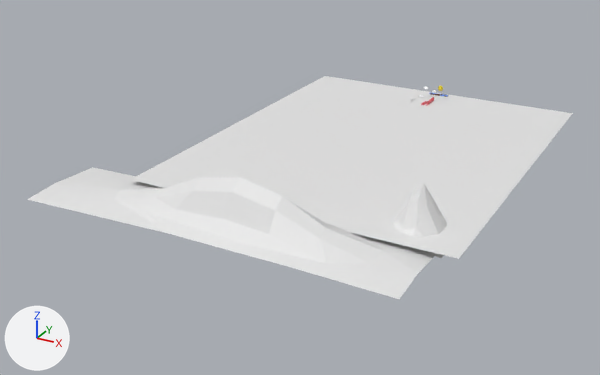
An edit to the glTF model pdp/src/static/models/main_scenario.glb, drawn before and after from the same camera.
One viewpoint serves both versions: a camera (50 mm lens) standing at (292.0, -849.0, 276.0) and looking at (-48.0, -232.0, -32.0). Lighting does not change. The marker at lower left points along +X, +Y and +Z. Where no turn or scale is listed for an object, it has been applied to the vertices. Vertices at the same position are counted once.

The scene before the commit, as lines of its bpy script (objects in view):
```python
me_icosphere = bpy.data.meshes.new('Icosphere')
me_icosphere.from_pydata(...)  # 12 vertices, 20 faces; spans x -3.12..2.97, y -3.06..3.04, z -2.91..3.1
me_icosphere.materials.append(mat_sun)  # yellow #e7cf22
me_plane = bpy.data.meshes.new('Plane')
me_plane.from_pydata(...)  # 82 vertices, 133 faces; spans x -206.0..144.0, y -410.0..6.0, z -9.0..34.0
me_plane.materials.append(mat_road)  # white #e7e7e7
me_text_001 = bpy.data.meshes.new('Text.001')
me_text_001.from_pydata(...)  # 52 vertices, 44 faces; spans x 0.0, y -10.6..10.6, z -2.1..2.1
ob_landing_ground = bpy.data.objects.new('landing-ground', me_plane)
ob_landing_ground.location = (-1.0, 1.2, 0.0)
ob_sun = bpy.data.objects.new('sun', me_icosphere)
ob_sun.location = (6.0, -13.7, 12.5)
ob_text_001 = bpy.data.objects.new('Text.001', me_text_001)
ob_text_001.location = (-16.9, -31.6, 2.2)
```
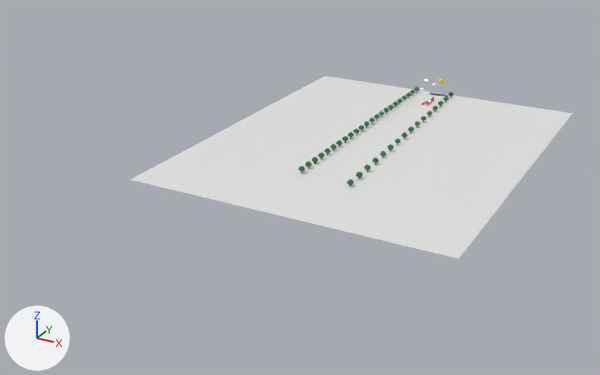
Pixel boxes [x1, y1, x2, y2] of what changed, in the pictures (600 x 375 px):
```json
{"object": "landing-ground", "change": "reshaped", "before": [27, 76, 573, 299], "after": [130, 76, 573, 259], "on screen": "19% narrower, 18% shorter"}
{"object": "tree.001", "change": "added", "after": [298, 87, 419, 173], "on screen": "green", "faces in mat_leaves (dark green #1f6c39)": [298, 87, 419, 171]}
{"object": "tree", "change": "added", "after": [347, 92, 454, 187], "faces in mat_leaves (dark green #1f6c39)": [347, 92, 454, 185]}
{"object": "sun", "change": "moved", "before": [438, 86, 443, 91], "after": [438, 78, 444, 83]}
{"part": 1, "of": "me_plane", "change": "deleted", "before": [27, 167, 436, 299]}
{"part": 2, "of": "me_plane", "change": "deleted", "before": [393, 184, 447, 258]}
```

Edits to the scene script, one JSON object a line:
```json
{"op": "add", "block": "mat_leaves", "code": ["mat_leaves = principled_material('leaves')", "mat_leaves.base_color = (0.0136, 0.149, 0.041)  # dark green #1f6c39"]}
{"op": "add", "block": "mat_log", "code": ["mat_log = principled_material('log')", "mat_log.base_color = (0.0628, 0.0206, 0.00142)  # brown #472705"]}
{"block": "me_plane", "where": "me_plane.from_pydata(...)  # 82 vertices, 133 faces; spans x -206.0..144.0, y -410.0..6.0, z -9.0..34.0"}
{"block": "me_plane", "where": "# used by ob_landing_ground; location = (-1.0, 1.2, 0.0)"}
{"block": "me_plane", "change": "me_plane part 1: the loose piece of 41 vertices spanning x -206.0..124.0, y -410.0..-331.0, z -9.0..34.0 is deleted"}
{"block": "me_plane", "change": "me_plane part 2: the loose piece of 37 vertices spanning x 67.0..129.0, y -344.0..-286.0, z -9.0..34.0 is deleted"}
{"op": "add", "block": "me_cylinder_001", "code": ["me_cylinder_001 = bpy.data.meshes.new('Cylinder.001')", "me_cylinder_001.from_pydata(...)  # 567 vertices, 1042 faces; spans x -3.0..3.0, y -270.0..3.0, z 0.0..7.0", "# faces by material slot: [166, 876]", "me_cylinder_001.materials.append(mat_log)  # brown #472705", "me_cylinder_001.materials.append(mat_leaves)  # dark green #1f6c39"]}
{"op": "add", "block": "me_cylinder", "code": ["me_cylinder = bpy.data.meshes.new('Cylinder')", "me_cylinder.from_pydata(...)  # 599 vertices, 1134 faces; spans x -3.0..12.0, y -276.0..3.0, z 0.0..7.0", "# faces by material slot: [185, 949]", "me_cylinder.materials.append(mat_log)  # brown #472705", "me_cylinder.materials.append(mat_leaves)  # dark green #1f6c39"]}
{"op": "set", "path": "ob_sun.location", "old": "(6.0, -13.7, 12.5)", "new": "(6.0, -13.7, 20.9)"}
{"op": "remove", "block": "ob_text_001", "code": ["ob_text_001 = bpy.data.objects.new('Text.001', me_text_001)", "ob_text_001.location = (-16.9, -31.6, 2.2)"]}
{"op": "add", "block": "ob_tree_001", "code": ["ob_tree_001 = bpy.data.objects.new('tree.001', me_cylinder_001)", "ob_tree_001.location = (-25.4, -2.4, -0.1)"]}
{"op": "add", "block": "ob_tree", "code": ["ob_tree = bpy.data.objects.new('tree', me_cylinder)", "ob_tree.location = (14.7, -2.4, -0.1)"]}
```
